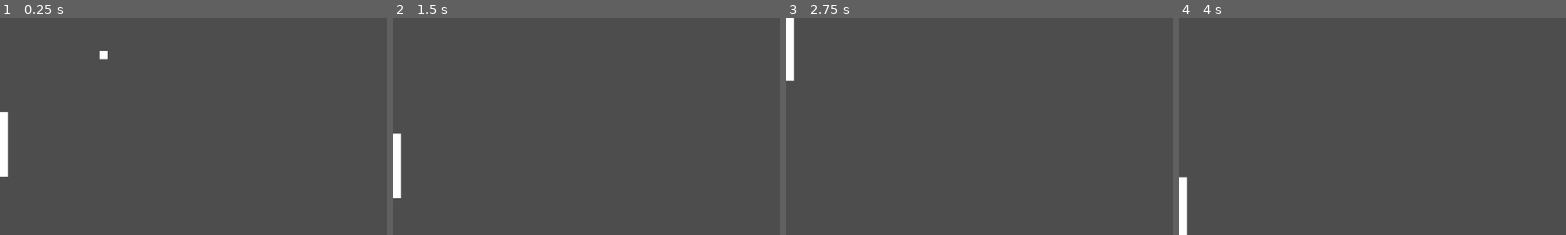
Above: before the commit, frames 1-4 (left to right).
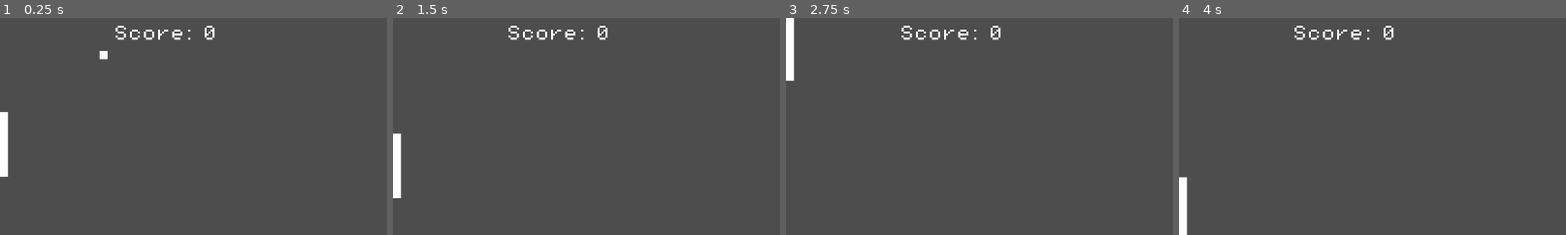
Above: after the commit, the same moments.

Repository: XTopher13/hello-world-game
Game: Godot game, scene res://Utility/level.tscn
Same seed, same stepped clock (60 frames per second), same inputs: the game is played once before the commit and once after it.
Inputs (mouse positions are % of the whole screen's width and height, from its top left):
- Up to frame 1 (0.25 s): no input
- Up to frame 2 (1.5 s): tap Enter at 0.5 s; move the mouse to (72, 45) at 0.52 s; tap Space at 1.25 s; move the mouse to (30, 55) at 1.27 s
- Up to frame 3 (2.75 s): tap Enter at 2 s; move the mouse to (60, 28) at 2.02 s
- Up to frame 4 (4 s): tap Space at 2.75 s; move the mouse to (45, 70) at 2.77 s; move the mouse to (80, 65) at 3.52 s
The pictures show only the part of the screen within x 0-50%, y 21-71%; the shares and areas given below are measured in that part.

The runs differ from the first frame. In frame 1, 0.5% of the frame differs, in the area x 29-56%, y 3-11%; in frame 2, 0.5%; in frame 3, 0.5%; in frame 4, 0.5%.

Commit message:
Pongg: Add Score for UI. Introduced bug where ball dies at top, center of screen

Diff:
--- a/Pongg/Entities/Player-Paddle/player_paddle.gd
+++ b/Pongg/Entities/Player-Paddle/player_paddle.gd
@@ -3,6 +3,8 @@
 
 const SPEED = 300.0
 const JUMP_VELOCITY = -400.0
+
+@onready var score_manager: Control = $"../ScoreManager"
 
 var width
 var height
@@ -40,6 +42,7 @@
 
 func _on_area_entered(area: Area2D) -> void:
 	if(area is BallArea):
+		score_manager.add_point()
 		var new_angle = 0
 		if(area.angle < 0):
 			new_angle = deg_to_rad(posmod(floor(rad_to_deg(area.angle)) - 90,-180))
--- a/Pongg/Utility/kill_zone.gd
+++ b/Pongg/Utility/kill_zone.gd
@@ -6,7 +6,6 @@
 func _on_area_entered(area: Area2D) -> void:
 	if(area is BallArea):
 		print("dead")
-		#area.get_node("CollisionShape2D").queue_free()
 		timer.start()
 
 
--- a/Pongg/Utility/level.tscn
+++ b/Pongg/Utility/level.tscn
@@ -2,6 +2,7 @@
 
 [ext_resource type="Script" uid="uid://bsjepd6q85d0m" path="res://Utility/level.gd" id="1_c547a"]
 [ext_resource type="PackedScene" uid="uid://cltn4ookc5lil" path="res://Utility/bounce_zone.tscn" id="2_8bhmt"]
+[ext_resource type="PackedScene" uid="uid://dsn5jet87ep55" path="res://Utility/score.tscn" id="2_c547a"]
 [ext_resource type="PackedScene" uid="uid://d0mp1s48pl8fs" path="res://Utility/kill_zone.tscn" id="3_27yg2"]
 
 [node name="Level" type="Node2D" unique_id=493946554]
@@ -9,6 +10,13 @@
 
 [node name="Camera2D" type="Camera2D" parent="." unique_id=192680331]
 zoom = Vector2(1.5, 1.5)
+
+[node name="ScoreManager" parent="." unique_id=1364364545 instance=ExtResource("2_c547a")]
+unique_name_in_owner = true
+offset_left = -220.0
+offset_top = -107.0
+offset_right = -220.0
+offset_bottom = -107.0
 
 [node name="Top" parent="." unique_id=1969522939 instance=ExtResource("2_8bhmt")]
 position = Vector2(3, -216)
@@ -27,4 +35,4 @@
 
 [connection signal="area_entered" from="Top" to="." method="_on_top_area_entered"]
 [connection signal="area_entered" from="PlayerPaddle" to="PlayerPaddle" method="_on_area_entered"]
-[connection signal="area_entered" from="@Area2D@26687" to="@Area2D@26687" method="_on_area_entered"]
+[connection signal="area_entered" from="@Area2D@68048" to="@Area2D@68048" method="_on_area_entered"]
--- /dev/null
+++ b/Pongg/Utility/score.gd
@@ -0,0 +1,18 @@
+extends Control
+
+var score = 0
+
+@onready var score_label: Label = $ScoreLabel
+# Called when the node enters the scene tree for the first time.
+func _ready() -> void:
+	score_label.text = "Score: " + str(score)
+	pass # Replace with function body.
+
+
+# Called every frame. 'delta' is the elapsed time since the previous frame.
+func _process(_delta: float) -> void:
+	pass
+
+func add_point():
+	score += 1
+	score_label.text = "Score: " + str(score)
--- /dev/null
+++ b/Pongg/Utility/score.tscn
@@ -0,0 +1,28 @@
+[gd_scene format=3 uid="uid://dsn5jet87ep55"]
+
+[ext_resource type="Script" uid="uid://c1okdaau4uhlo" path="res://Utility/score.gd" id="1_lde1s"]
+[ext_resource type="FontFile" uid="uid://dpjstcoo7wbi1" path="res://Entities/Assets/fonts/PixelOperator8.ttf" id="1_vn867"]
+
+[node name="ScoreManager" type="Control" unique_id=1364364545]
+layout_mode = 3
+anchors_preset = 15
+anchor_right = 1.0
+anchor_bottom = 1.0
+grow_horizontal = 2
+grow_vertical = 2
+script = ExtResource("1_lde1s")
+
+[node name="ScoreLabel" type="Label" parent="." unique_id=817692317]
+layout_mode = 1
+anchors_preset = 8
+anchor_left = 0.5
+anchor_top = 0.5
+anchor_right = 0.5
+anchor_bottom = 0.5
+offset_left = -51.0
+offset_top = -11.5
+offset_right = 51.0
+offset_bottom = 11.5
+grow_horizontal = 2
+grow_vertical = 2
+theme_override_fonts/font = ExtResource("1_vn867")
Binary file added: Pongg/Entities/Assets/fonts/PixelOperator8-Bold.ttf
Not shown, added: Pongg/Entities/Assets/fonts/PixelOperator8-Bold.ttf.import
Binary file added: Pongg/Entities/Assets/fonts/PixelOperator8.ttf
Not shown, added: Pongg/Entities/Assets/fonts/PixelOperator8.ttf.import
Not shown, added: Pongg/Utility/score.gd.uid
